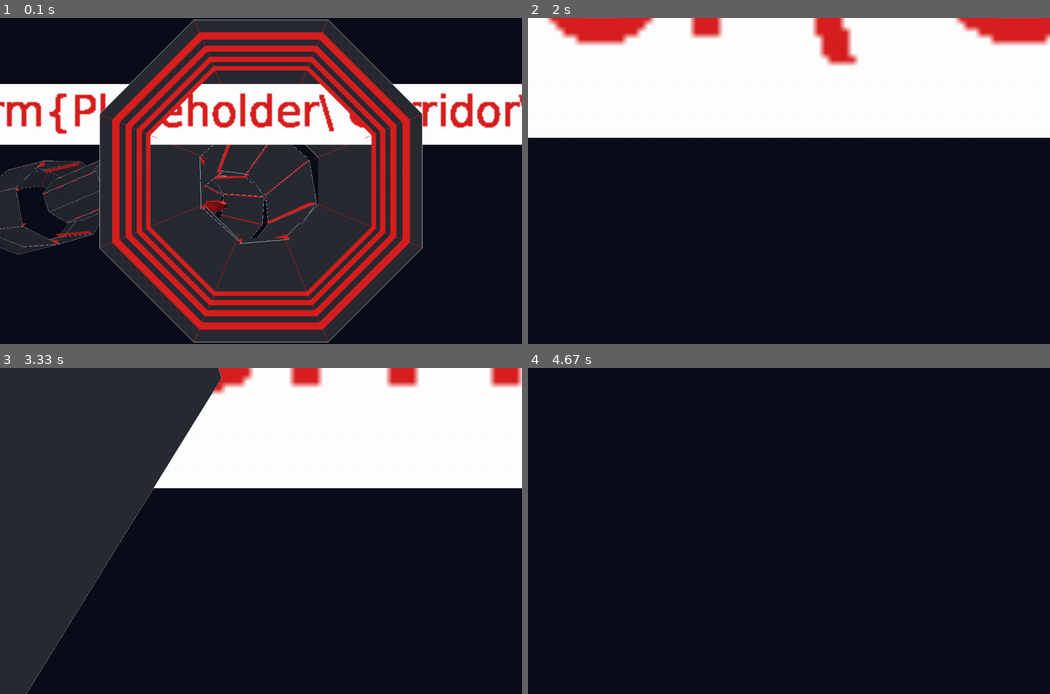
Above: before the commit, frames 1-4 (two rows, left to right).
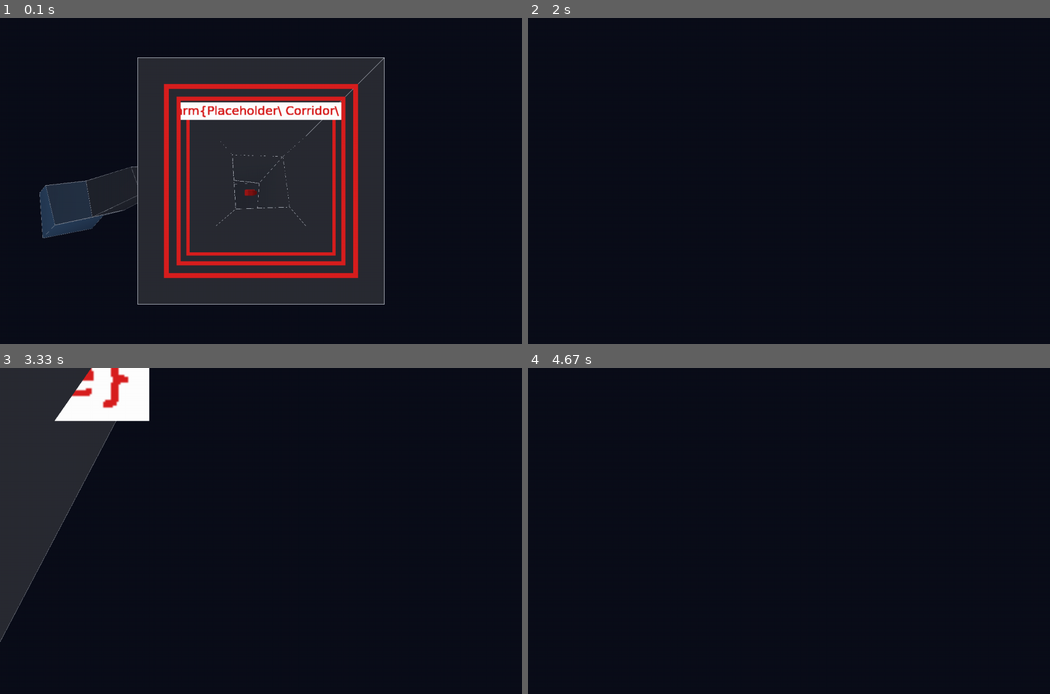
Above: after the commit, the same moments.

Repository: strulovitz/peaktogether-website
Game: pygame game, started from corridor_demo.py
Same seed, same stepped clock (60 frames per second), same inputs: the game is played once before the commit and once after it.
Inputs:
- Up to frame 1 (0.1 s): no input
- Up to frame 2 (2 s): hold Right 0.33-0.8 s; hold Up 0.83-1.13 s; hold W 0.83-1.13 s; hold Right 1.17-1.63 s; hold D 1.17-1.63 s; tap F at 1.23, 1.53, 1.73 s; hold Left from 1.67 s (still down); hold A from 1.67 s (still down)
- Up to frame 3 (3.33 s): tap F at 2.03, 2.3, 2.63, 2.93, 3.07 s; release Left at 2.2 s; release A at 2.2 s; hold Down 2.23-2.53 s; hold S 2.23-2.53 s; tap E at 2.38 s; hold Up 2.57-2.97 s; hold W 2.57-2.97 s; hold Up from 3 s (still down); hold W from 3 s (still down)
- Up to frame 4 (4.67 s): release Up at 3.37 s; release W at 3.37 s; hold Down 4.07-4.43 s; hold S 4.07-4.43 s; tap F at 4.13, 4.53 s; hold Right from 4.47 s (still down); hold D from 4.47 s (still down)

The runs differ from the first frame. In frame 1, 42% of the frame differs, in the area x 0-100%, y 0-100%; in frame 2, 37%; in frame 3, 38%; in frame 4, nothing differs.

Commit message:
Rewrite corridor_builder.py - 4-wall box tunnel, no red glow, shared joint rings (no gaps), smaller robots/text, blue cavern walls.

Diff:
--- a/corridor_builder.py
+++ b/corridor_builder.py
@@ -1,22 +1,18 @@
 """
 corridor_builder.py — DESCENT QED world tier.
 
-Builds ONE gently-bent octagonal "mine shaft" corridor: grey rock tube +
-dominant-color corner glow, chevron mouth + title, robot stations blocking
-the way, calm plaque where a robot is defeated (museum effect), blue-hostage
-cavern at the far end.
-
-Tier: world-builder (numpy OK). Colors/world constants live in palette
-(module-level). Translucent rock walls are ENQUEUED via render.queue_wall;
-the app/demo calls render.flush_walls(ship.pos) ONCE per frame. We never sort.
-
-DRAW IS TWO-PHASE (contract: flush walls BEFORE billboards):
-  corridor.draw_world(cr, cu, texcache)   # walls (queued) + opaque robots
-  render.flush_walls(ship.pos)            # caller does this between phases
-  corridor.draw_labels(cr, cu, texcache)  # title + defeat plaques (billboards)
-
-Bend machinery (centerline frames, ELBOW seam-overlap) adapted from Fable's
-deprecated descent_qed/corridor.py, driven with REAL turns.
+Builds ONE gently-bent FOUR-WALL "mine shaft" corridor (the common Descent
+box tunnel — no gravity, fly any orientation): grey rock tube, chevron mouth +
+small title, robot stations blocking the way, calm plaque where a robot is
+defeated (museum effect), blue hostage cavern at the far end.
+
+Walls are ENQUEUED via render.queue_wall; caller calls render.flush_walls
+ONCE per frame BEFORE billboards. We never sort walls here.
+
+Two-phase draw:
+  corridor.draw_world(cr, cu, texcache)   # walls queued + opaque robots
+  render.flush_walls(ship.pos)
+  corridor.draw_labels(cr, cu, texcache)  # small billboards (title + plaques)
 """
 
 import math
@@ -29,20 +25,21 @@
 
 
 # ----------------------------------------------------------------------
-# TUNABLES  (iterate with DeepSeek via screenshots)
-# ----------------------------------------------------------------------
-TUBE_RADIUS      = 6.0
+# TUNABLES
+# ----------------------------------------------------------------------
+TUBE_RADIUS      = 6.0       # half-width of the square tunnel
 SEGMENT_LENGTH   = 14.0
 MAX_TURN_DEG     = 22.0
 MIN_TURN_DEG     = 12.0
-SEAM_OVERLAP     = 0.6
-N_SIDES          = 8
-CHEVRON_ROWS     = 4
+N_SIDES          = 4         # FOUR-WALL box tunnel (common Descent section)
+CHEVRON_ROWS     = 3
 CAVERN_RADIUS    = 11.0
-CAVERN_SEGMENTS  = 2
-
-PLAQUE_SCALE     = 2.2
-TITLE_SCALE      = 3.0
+CAVERN_SEGMENTS  = 3         # flare over a few segments (smooth, no gap)
+
+ROBOT_SIZE       = 0.6       # smaller so it fits the tube + hologram clears ceiling
+TITLE_SCALE      = 0.9       # << tube width
+PLAQUE_SCALE     = 0.7       # smaller than the robot
+LABEL_LIFT       = 2.2       # how far above station to float a plaque
 _RNG_SALT        = 0x5EED
 
 
@@ -76,131 +73,126 @@
     return f, u, r
 
 
-# ----------------------------------------------------------------------
-# Segment
-# ----------------------------------------------------------------------
-class _Segment:
-    __slots__ = ("start", "end", "right", "up", "forward", "radius")
-
-    def __init__(self, start, end, right, up, forward, radius):
-        self.start   = np.asarray(start, dtype=float)
-        self.end     = np.asarray(end, dtype=float)
-        self.right   = np.asarray(right, dtype=float)
-        self.up      = np.asarray(up, dtype=float)
-        self.forward = np.asarray(forward, dtype=float)
-        self.radius  = float(radius)
-
-    def ring(self, t, radius=None):
-        rad = self.radius if radius is None else radius
-        center = self.start + (self.end - self.start) * t
-        verts = []
-        for k in range(N_SIDES):
-            a = 2.0 * math.pi * (k + 0.5) / N_SIDES
-            offset = self.right * (math.cos(a) * rad) + self.up * (math.sin(a) * rad)
-            verts.append(center + offset)
-        return verts
-
-    def local(self, point):
-        p = np.asarray(point, dtype=float) - self.start
-        axis = self.end - self.start
-        L = np.linalg.norm(axis)
-        if L < 1e-9:
-            return 0.0, p, 0.0
-        s = float(np.dot(p, axis / L))
-        lateral = p - (axis / L) * s
-        return s, lateral, L
+def _square_ring(center, right, up, radius):
+    """N_SIDES=4 ring oriented as a box (flat floor/ceiling/walls)."""
+    verts = []
+    for k in range(N_SIDES):
+        a = 2.0 * math.pi * (k + 0.5) / N_SIDES   # +0.5 -> flat top/bottom/sides
+        verts.append(center + right * (math.cos(a) * radius) + up * (math.sin(a) * radius))
+    return verts
 
 
 # ----------------------------------------------------------------------
 # CorridorGeometry
 # ----------------------------------------------------------------------
 class CorridorGeometry:
-    """Bent octagonal tube + content hooks. Public interface:
-        entrance_pose()            -> ((x,y,z),(nx,ny,nz))  mouth + OUTWARD normal
-        inside(point, margin=0.0)  -> bool
-        seg_bounds                 -> list[dict]  (start,end,right,up,radius)
-        hostage_positions()        -> list[(x,y,z)]
-        get_robots()               -> list[Robot]
-        stations()                 -> list[((x,y,z), yaw)]
-        update(dt, ship_position)  -> None
-        draw_world(cr, cu, texcache)  -> None   (queue walls + opaque robots)
-        draw_labels(cr, cu, texcache) -> None   (billboards; AFTER flush_walls)
+    """Public interface unchanged:
+        entrance_pose() -> ((x,y,z),(nx,ny,nz))   mouth + OUTWARD normal
+        inside(point, margin=0.0) -> bool
+        seg_bounds -> list[dict] (center,right,up,radius)
+        hostage_positions() -> list[(x,y,z)]
+        get_robots() -> list[Robot]
+        stations() -> list[((x,y,z), yaw)]
+        update(dt, ship_position)
+        draw_world(cr, cu, texcache)   # queue walls + opaque robots
+        draw_labels(cr, cu, texcache)  # billboards, AFTER flush_walls
     """
 
     def __init__(self, corridor_data, origin=(0, 0, 0), direction=(0, 0, -1)):
         self._data    = corridor_data
-        self._robots_data = list(corridor_data.robots)     # keep our own (Bug 2)
+        self._robots_data = list(corridor_data.robots)
         self._origin  = np.asarray(origin, dtype=float)
         self._dir0    = _unit(direction)
         self._palette = Palette(corridor_data.ledger)
 
-        # dominant key = FIRST primary; primaries is a dict (Bug 4)
         self._dominant_key = next(iter(corridor_data.ledger.primaries))
-        self._dominant_rgb = self._palette.tint(self._dominant_key)[:3]  # RGBA->RGB (Bug 5)
+        self._dominant_rgb = self._palette.tint(self._dominant_key)[:3]
 
         self._ship_pos = self._origin.copy()
 
-        self._build_centerline()
+        self._build_rings()        # builds shared joint rings (NO gaps)
         self._build_stations()
         self._build_robots()
         self._build_cavern_anchors()
 
     # ---- construction -------------------------------------------------
-    def _build_centerline(self):
+    def _build_rings(self):
+        """Build a chain of JOINT rings. Each ring is shared by the segment
+        before and after it -> adjacent walls use identical vertices -> no gaps.
+        At a bend, the joint ring is oriented to the AVERAGE of the two
+        incoming/outgoing directions, so the corner closes cleanly."""
         robots_n = len(self._robots_data)
         n_seg = max(6, robots_n * 2 + CAVERN_SEGMENTS + 2)
 
-        rng = np.random.default_rng(
-            (hash(self._data.title) ^ _RNG_SALT) & 0xFFFFFFFF
-        )
+        rng = np.random.default_rng((hash(self._data.title) ^ _RNG_SALT) & 0xFFFFFFFF)
 
         right, up, forward = _frame(self._dir0)
         pos = self._origin.copy()
-        self._segments = []
-        self._mouth_pos = pos.copy()
-        self._mouth_normal = -forward
-
-        for i in range(n_seg):
+
+        # collect node frames (centers + local axes + radius) along the path
+        nodes = []  # each: dict(center, right, up, forward, radius)
+        for i in range(n_seg + 1):  # n_seg+1 joints for n_seg segments
             if i == 0:
-                pass  # first segment straight so the mouth aligns cleanly
+                pass
+            elif i == 1:
+                pass  # keep first segment straight so the mouth aligns
             else:
                 yaw   = math.radians(rng.uniform(MIN_TURN_DEG, MAX_TURN_DEG)) * rng.choice([-1, 1])
                 pitch = math.radians(rng.uniform(MIN_TURN_DEG, MAX_TURN_DEG)) * rng.choice([-1, 1])
                 forward, up, right = _rotate_dir(forward, up, right, yaw, pitch)
 
-            is_cavern = i >= (n_seg - CAVERN_SEGMENTS)
-            radius = CAVERN_RADIUS if is_cavern else TUBE_RADIUS
-
-            start = pos.copy()
-            end   = pos + forward * SEGMENT_LENGTH
-            self._segments.append(_Segment(start, end, right, up, forward, radius))
-            pos = end
-
-        self._far_center = pos.copy()
-
-        self.seg_bounds = [
-            {
-                "start":  seg.start.tolist(),
-                "end":    seg.end.tolist(),
-                "right":  seg.right.tolist(),
-                "up":     seg.up.tolist(),
-                "radius": seg.radius,
-            }
-            for seg in self._segments
-        ]
+            # smooth radius flare into the cavern over the last CAVERN_SEGMENTS
+            segs_from_end = n_seg - i
+            if segs_from_end < CAVERN_SEGMENTS:
+                f = 1.0 - (segs_from_end / CAVERN_SEGMENTS)   # 0..1
+                radius = TUBE_RADIUS + (CAVERN_RADIUS - TUBE_RADIUS) * f
+            else:
+                radius = TUBE_RADIUS
+
+            nodes.append(dict(center=pos.copy(), right=right.copy(),
+                              up=up.copy(), forward=forward.copy(), radius=radius))
+            if i < n_seg:
+                pos = pos + forward * SEGMENT_LENGTH
+
+        self._nodes = nodes
+        self._rings = [_square_ring(n["center"], n["right"], n["up"], n["radius"])
+                       for n in nodes]
+
+        self._mouth_pos    = nodes[0]["center"].copy()
+        self._mouth_normal = -nodes[0]["forward"]
+        self._far_center   = nodes[-1]["center"].copy()
+
+        # public per-segment bounds for game_state
+        self.seg_bounds = []
+        for i in range(len(nodes) - 1):
+            a, b = nodes[i], nodes[i + 1]
+            self.seg_bounds.append({
+                "start":  a["center"].tolist(),
+                "end":    b["center"].tolist(),
+                "right":  a["right"].tolist(),
+                "up":     a["up"].tolist(),
+                "radius": max(a["radius"], b["radius"]),
+            })
+
+    def _seg_mid(self, i):
+        a, b = self._nodes[i]["center"], self._nodes[i + 1]["center"]
+        return (a + b) * 0.5
 
     def _build_stations(self):
-        body = self._segments[1:len(self._segments) - CAVERN_SEGMENTS]
         n = len(self._robots_data)
         self._station_poses = []
-        if not body or n == 0:
+        if n == 0:
             return
+        # use the straight body segments (skip first, and the cavern flare)
+        first = 1
+        last = len(self._nodes) - 1 - CAVERN_SEGMENTS
+        body = list(range(first, max(first + 1, last)))
         for j in range(n):
             t = (j + 1) / (n + 1)
-            seg = body[int(t * (len(body) - 1) + 0.5)]
-            center = (seg.start + seg.end) * 0.5
-            f = -seg.forward
-            yaw = math.atan2(f[0], -f[2])
+            seg_i = body[int(t * (len(body) - 1) + 0.5)] if body else 1
+            center = self._seg_mid(seg_i)
+            fwd = -self._nodes[seg_i]["forward"]
+            yaw = math.atan2(fwd[0], -fwd[2])
             self._station_poses.append((tuple(center.tolist()), float(yaw)))
 
     def _build_robots(self):
@@ -208,20 +200,17 @@
         for rdata, pose in zip(self._robots_data, self._station_poses):
             paint = self._palette.eye(rdata.eye_color_key)
             self._robots.append(
-                Robot(rdata, self._palette, station_pose=pose, paint=paint, size=1.0)
+                Robot(rdata, self._palette, station_pose=pose, paint=paint, size=ROBOT_SIZE)
             )
 
     def _build_cavern_anchors(self):
-        cav = self._segments[len(self._segments) - CAVERN_SEGMENTS:]
-        self._hostage_anchors = []
-        if not cav:
-            self._hostage_anchors = [tuple(self._far_center.tolist())]
-            return
-        last = cav[-1]
-        c = (last.start + last.end) * 0.5
-        for dx in (-3.0, 0.0, 3.0):
-            anchor = c + last.right * dx - last.up * (last.radius * 0.5)
-            self._hostage_anchors.append(tuple(anchor.tolist()))
+        last = self._nodes[-1]
+        c = last["center"]
+        floor = -last["up"] * (last["radius"] * 0.55)
+        self._hostage_anchors = [
+            tuple((c + last["right"] * dx + floor).tolist())
+            for dx in (-3.5, 0.0, 3.5)
+        ]
 
     # ---- public interface --------------------------------------------
     def entrance_pose(self):
@@ -239,10 +228,18 @@
 
     def inside(self, point, margin=0.0):
         p = np.asarray(point, dtype=float)
-        for seg in self._segments:
-            s, lateral, L = seg.local(p)
+        for i in range(len(self._nodes) - 1):
+            a, b = self._nodes[i], self._nodes[i + 1]
+            axis = b["center"] - a["center"]
+            L = np.linalg.norm(axis)
+            if L < 1e-9:
+                continue
+            ax = axis / L
+            s = float(np.dot(p - a["center"], ax))
             if -margin <= s <= L + margin:
-                if np.linalg.norm(lateral) <= seg.radius + margin:
+                lateral = (p - a["center"]) - ax * s
+                rad = max(a["radius"], b["radius"])
+                if np.linalg.norm(lateral) <= rad + margin:
                     return True
         return False
 
@@ -253,17 +250,12 @@
             r.update(dt, ship_position)
 
     def draw_world(self, camera_right, camera_up, texcache):
-        """Phase 1: enqueue translucent walls + draw OPAQUE robots.
-        Caller MUST call render.flush_walls(ship.pos) after this,
-        then call draw_labels()."""
-        self._draw_tube_walls()
-        self._draw_corner_glow()
-        self._draw_chevrons()
+        self._draw_tube_walls()      # queue translucent walls (shared rings, no gaps)
+        self._draw_chevrons()        # subtle mouth signage (dominant color)
         for r in self._robots:
             r.draw(camera_right, camera_up, texcache)
 
     def draw_labels(self, camera_right, camera_up, texcache):
-        """Phase 2: billboards (title + defeat plaques). Call AFTER flush_walls."""
         self._draw_title(camera_right, camera_up, texcache)
         self._draw_plaques(camera_right, camera_up, texcache)
 
@@ -274,41 +266,35 @@
             yield [ring_a[k], ring_a[k2], ring_b[k2], ring_b[k]]
 
     def _draw_tube_walls(self):
-        fill  = palette.WORLD_WALL_FILL[:3]              # module-level (Bug 1)
+        fill  = palette.WORLD_WALL_FILL[:3]
         edge  = palette.WORLD_EDGE
-        alpha = palette.WORLD_WALL_FILL[3] if len(palette.WORLD_WALL_FILL) > 3 \
-                else palette.BACKDROP_BASE_ALPHA
-        for i, seg in enumerate(self._segments):
-            nxt = self._segments[i + 1] if i + 1 < len(self._segments) else None
-            ring_a = seg.ring(0.0)
-            t_end = 1.0 + (SEAM_OVERLAP / SEGMENT_LENGTH if nxt is not None else 0.0)
-            ring_b = seg.ring(t_end)
-            for quad in self._quads_between(ring_a, ring_b):
-                render.queue_wall(quad, fill, edge, alpha)
-
-    def _draw_corner_glow(self):
+        base_alpha = palette.WORLD_WALL_FILL[3] if len(palette.WORLD_WALL_FILL) > 3 \
+                     else palette.BACKDROP_BASE_ALPHA
+        # blend wall color toward HOSTAGE_BLUE in the cavern so the far room reads blue
+        for i in range(len(self._rings) - 1):
+            ra, rb = self._rings[i], self._rings[i + 1]
+            segs_from_end = (len(self._rings) - 1) - i
+            if segs_from_end <= CAVERN_SEGMENTS:
+                blue = palette.HOSTAGE_BLUE
+                t = 1.0 - (segs_from_end / max(1, CAVERN_SEGMENTS))
+                wall = tuple(fill[c] * (1 - 0.5 * t) + blue[c] * (0.5 * t) for c in range(3))
+            else:
+                wall = fill
+            for quad in self._quads_between(ra, rb):
+                render.queue_wall(quad, wall, edge, base_alpha)
+
+    def _draw_chevrons(self):
+        """Subtle dominant-color band just inside the mouth (entry signage).
+        Far fewer / dimmer than the old corner glow."""
         glow = self._dominant_rgb
-        glow_alpha = 0.85
-        for seg in self._segments:
-            ra = seg.ring(0.0)
-            rb = seg.ring(1.0)
-            ca = (seg.start + seg.end) * 0.5
-            inset = 0.12 * seg.radius
-            for k in range(N_SIDES):
-                ea, eb = ra[k], rb[k]
-                na = _unit(ca - ea) * inset
-                strip = [ea, eb, eb + na, ea + na]
-                render.queue_wall(strip, glow, glow, glow_alpha)
-
-    def _draw_chevrons(self):
-        seg = self._segments[0]
-        glow = self._dominant_rgb
+        c0 = self._nodes[0]
         for row in range(CHEVRON_ROWS):
-            t0 = 0.04 + row * 0.06
-            t1 = t0 + 0.03
-            ra = seg.ring(t0, radius=seg.radius * 0.985)
-            rb = seg.ring(t1, radius=seg.radius * 0.985)
-            a = max(0.2, 1.0 - row * 0.18)
+            along = c0["forward"] * (2.0 + row * 1.5)
+            r = c0["radius"] * 0.98
+            ra = _square_ring(c0["center"] + along, c0["right"], c0["up"], r)
+            rb = _square_ring(c0["center"] + along + c0["forward"] * 0.5,
+                              c0["right"], c0["up"], r)
+            a = max(0.15, 0.55 - row * 0.15)
             for quad in self._quads_between(ra, rb):
                 render.queue_wall(quad, glow, glow, a)
 
@@ -316,24 +302,24 @@
         title = self._data.title
         tex = texcache.get_mathtext(
             r"\mathrm{%s}" % title.replace(" ", r"\ "),
-            color=self._dominant_rgb, fontsize=18,
+            color=self._dominant_rgb, fontsize=16,
         )
-        seg = self._segments[0]
-        center = seg.start + seg.forward * (SEGMENT_LENGTH * 0.25) + seg.up * (seg.radius * 0.55)
+        n0 = self._nodes[0]
+        center = n0["center"] + n0["forward"] * 4.0 + n0["up"] * (n0["radius"] * 0.6)
         render.draw_billboard(tex, tuple(center.tolist()), cr, cu,
                               scale=TITLE_SCALE, alpha=0.95)
 
     def _draw_plaques(self, cr, cu, texcache):
-        text_rgb = self._palette.text_color_on(self._dominant_key)   # instance (Bug 3)
+        text_rgb = self._palette.text_color_on(self._dominant_key)
         for r, rdata, (pose, _yaw) in zip(self._robots, self._robots_data, self._station_poses):
             if not r.is_defeated():
                 continue
-            text = (getattr(rdata, "briefing_hint", "") or "—")[:40]   # own data (Bug 2)
+            text = (getattr(rdata, "briefing_hint", "") or "—")[:36]
             tex = texcache.get_mathtext(
                 r"\mathrm{%s}" % text.replace(" ", r"\ "),
-                color=text_rgb, fontsize=14,
+                color=text_rgb, fontsize=13,
             )
-            center = np.asarray(pose, dtype=float) + np.array([0.0, 1.2, 0.0])
+            center = np.asarray(pose, dtype=float) + np.array([0.0, LABEL_LIFT, 0.0])
             render.draw_billboard(tex, tuple(center.tolist()), cr, cu,
                                   scale=PLAQUE_SCALE, alpha=0.9)
 
